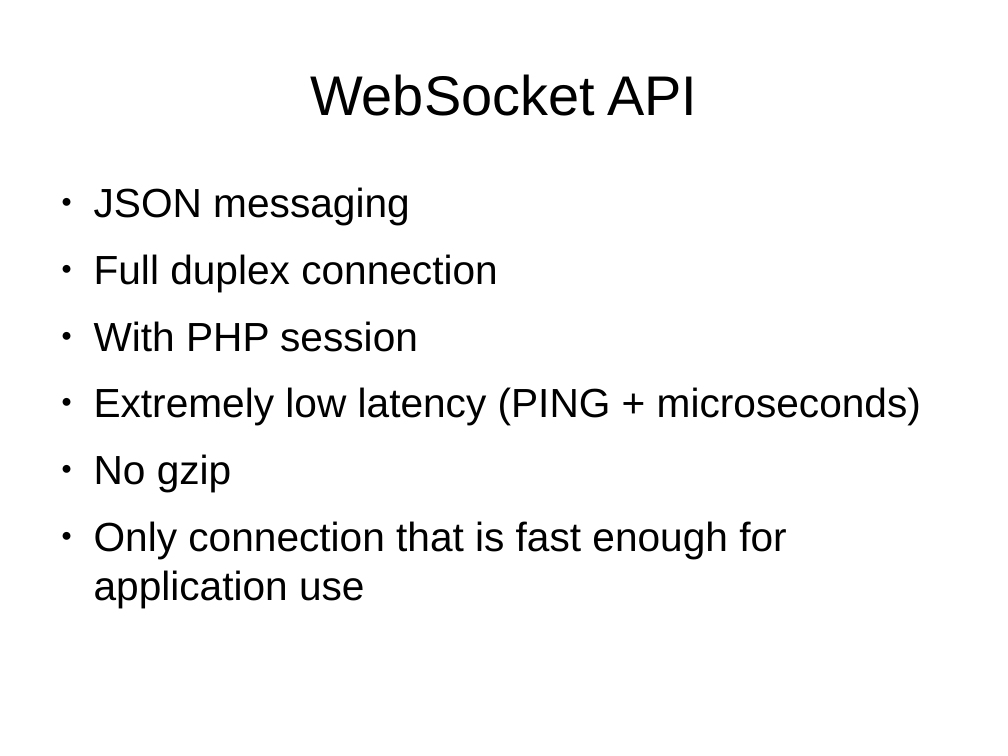
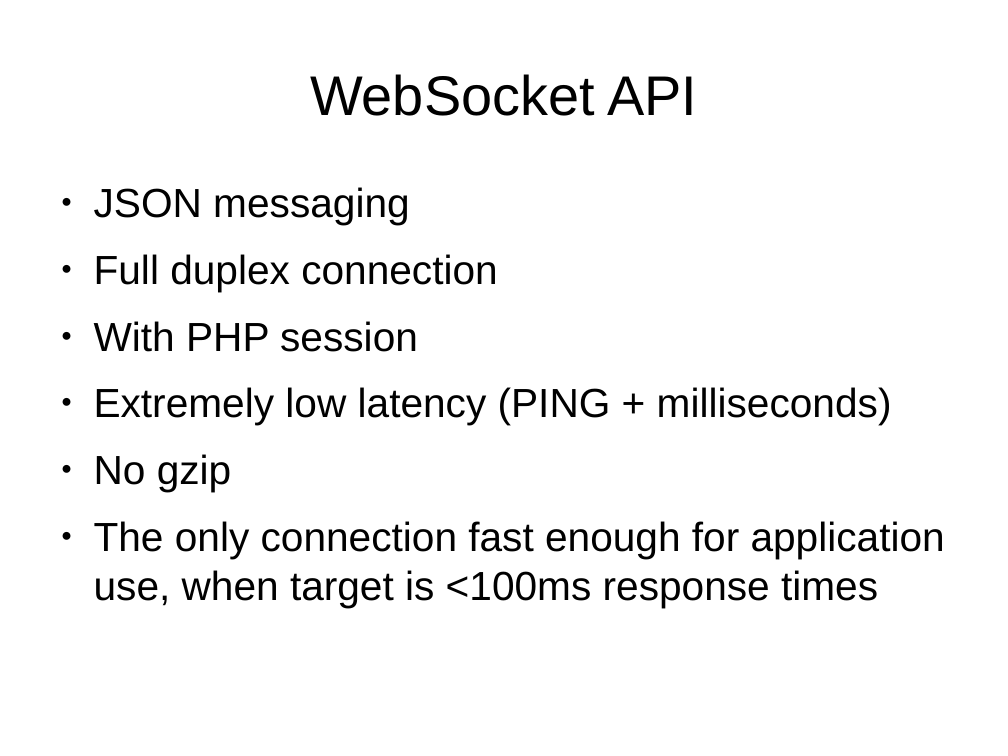
Before and after one commit to fillefrans/pi, a slide deck: slide 16 of doc/tech-presentation-sep-2013.odp (slide 15 before the commit). Drawn at 1008x756 pixels with LibreOffice and Linux fonts; fonts in the diff are those of the drawing. Boxes give left, top, right and bottom in pixels: in the first picture for what was removed or moved away, otherwise in the second. Text is boxed around its words. In the diff, an @@ line names an element or a change of style, - is before the commit and + after.

```diff
--- a/doc/tech-presentation-sep-2013.odp
+++ b/doc/tech-presentation-sep-2013.odp
@@ text at [94, 387, 892, 425]: text changed @@
-● Extremely low latency (PING + microseconds)
+● Extremely low latency (PING + milliseconds)
@@ text at [94, 521, 945, 607]: text changed @@
-● Only connection that is fast enough for application use
+● The only connection fast enough for application use, when target is <100ms response times
```
Also in this commit, not shown: 13 other slides changed, 2 slides added, 3 slides removed, 14 other files.
